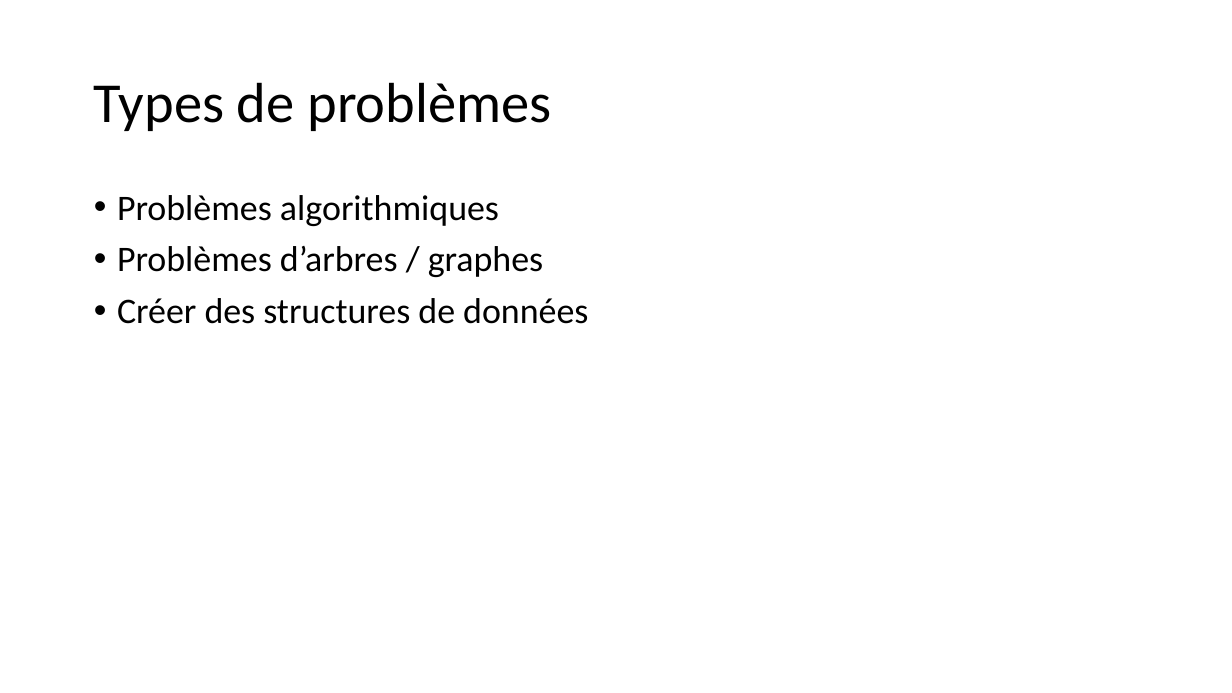
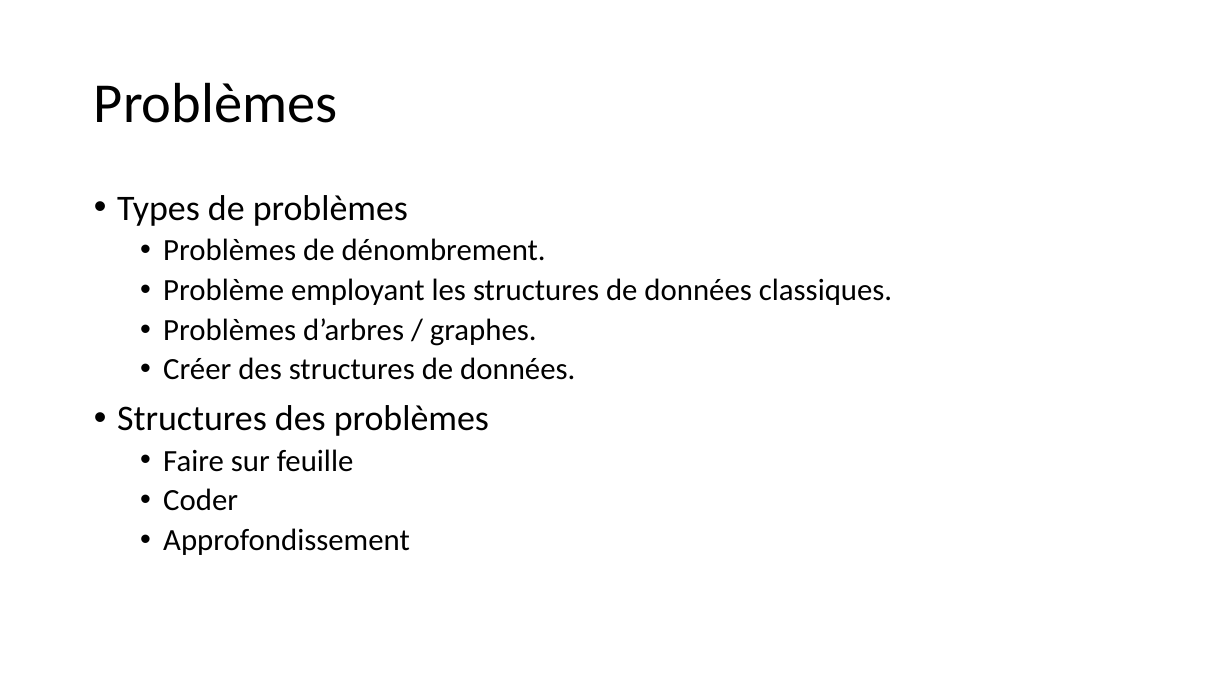
Before and after one commit to GRnice/ConcoursJuin, a slide deck: slide 5 of rapport/presentation.pptx (slide 4 before the commit). Drawn at 1232x693 pixels with LibreOffice and Linux fonts; fonts in the diff are those of the drawing. Boxes give left, top, right and bottom in pixels: in the first picture for what was removed or moved away, otherwise in the second. Text is boxed around its words. In the diff, an @@ line names an element or a change of style, - is before the commit and + after.

```diff
--- a/rapport/presentation.pptx
+++ b/rapport/presentation.pptx
@@ title at (94,82,338,123): text changed @@
-Types de problèmes
+Problèmes
@@ text at (117,195,892,555): text changed; size 28 to 24 pt @@
-• Problèmes algorithmiques
-• Problèmes d’arbres / graphes
-• Créer des structures de données
+• Types de problèmes
+  • Problèmes de dénombrement.
+  • Problème employant les structures de données classiques.
+  • Problèmes d’arbres / graphes.
+  • Créer des structures de données.
+• Structures des problèmes
+  • Faire sur feuille
+  • Coder
+  • Approfondissement
```
Also in this commit, not shown: 4 other slides changed, 3 slides added, 1 other file.
